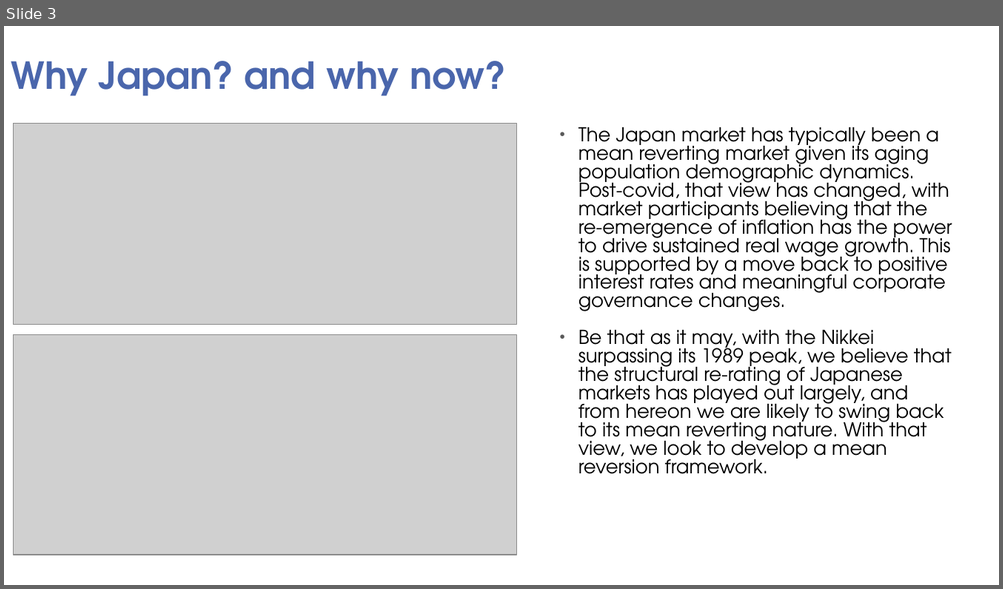
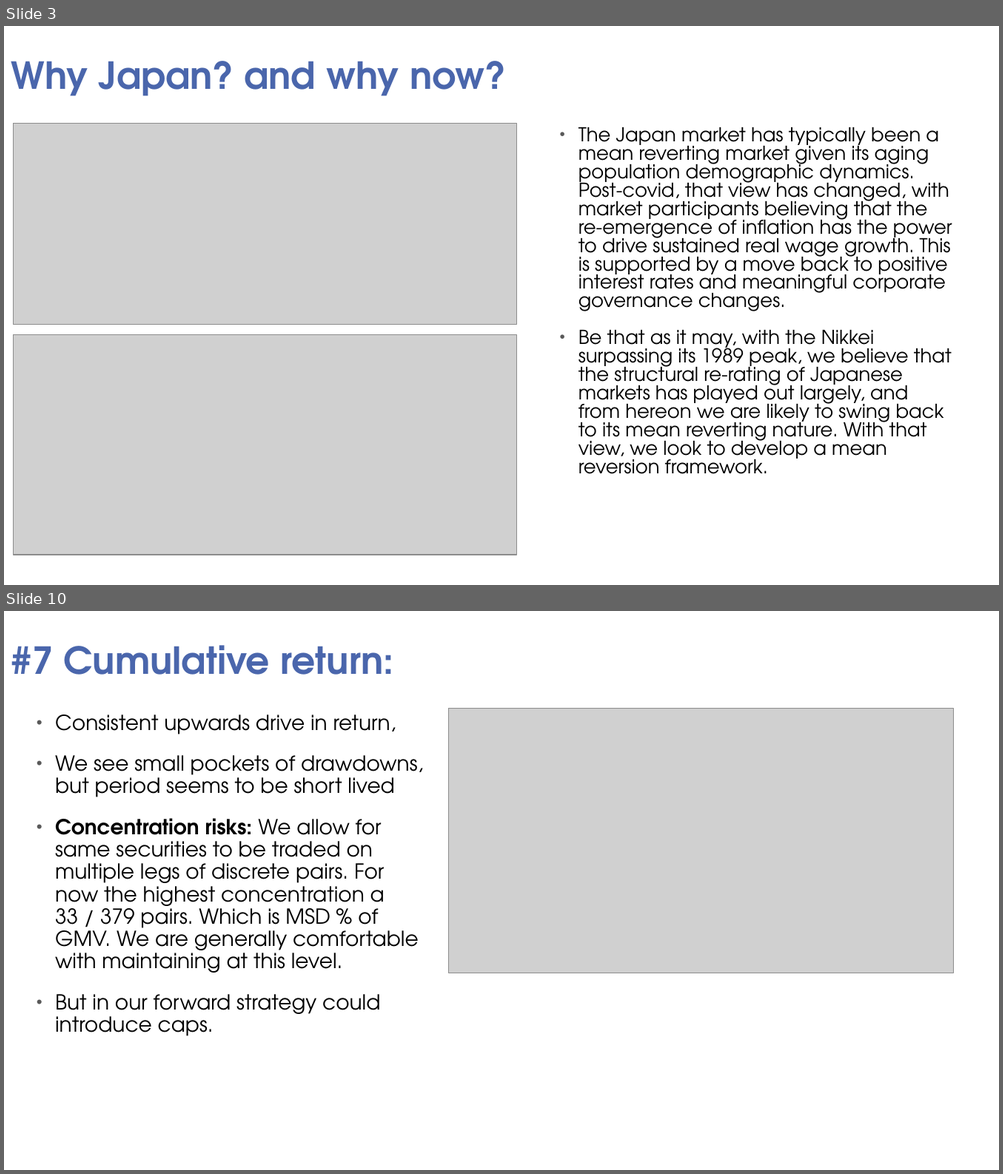
Before and after one commit to HHH0808/SMU-QTS, a slide deck: QTS project presentation.pptx. Shown one above the other, each under a label of ours: slide 3 before the commit, slides 3 and 10 after it; the slides between them are not shown. The pictures are 1003x589 and 1003x1174 pixels, drawn with LibreOffice and Linux fonts; fonts in the diff are those of the drawing; grey boxes stand for pictures; background and template pictures are left out. Boxes give left, top, right and bottom in pixels: in the first picture for what was removed or moved away, otherwise in the second. Text is boxed around its words. In the diff, an @@ line names an element or a change of style, - is before the commit and + after.

```diff
--- a/QTS project presentation.pptx
+++ b/QTS project presentation.pptx
@@ slide 10 added at box(4, 611, 999, 1170), background picture (left out) @@
@@ title added at box(11, 645, 393, 675), 36 pt, text #4A66AC, bold @@
+#7 Cumulative return:
@@ text added at box(55, 715, 423, 1037), 20 pt, text #000000 @@
+• Consistent upwards drive in return,
+• We see small pockets of drawdowns, but period seems to be short lived
+• Concentration risks: We allow for same securities to be traded on multiple legs of discrete pairs. For now the highest concentration a 33 / 379 pairs. Which is MSD % of GMV. We are generally comfortable with maintaining at this level.
+• But in our forward strategy could introduce caps.
@@ picture added at box(449, 709, 954, 973) @@
```
Also in this commit, not shown: 5 slides changed, 6 other slides added, 5 slides removed.
